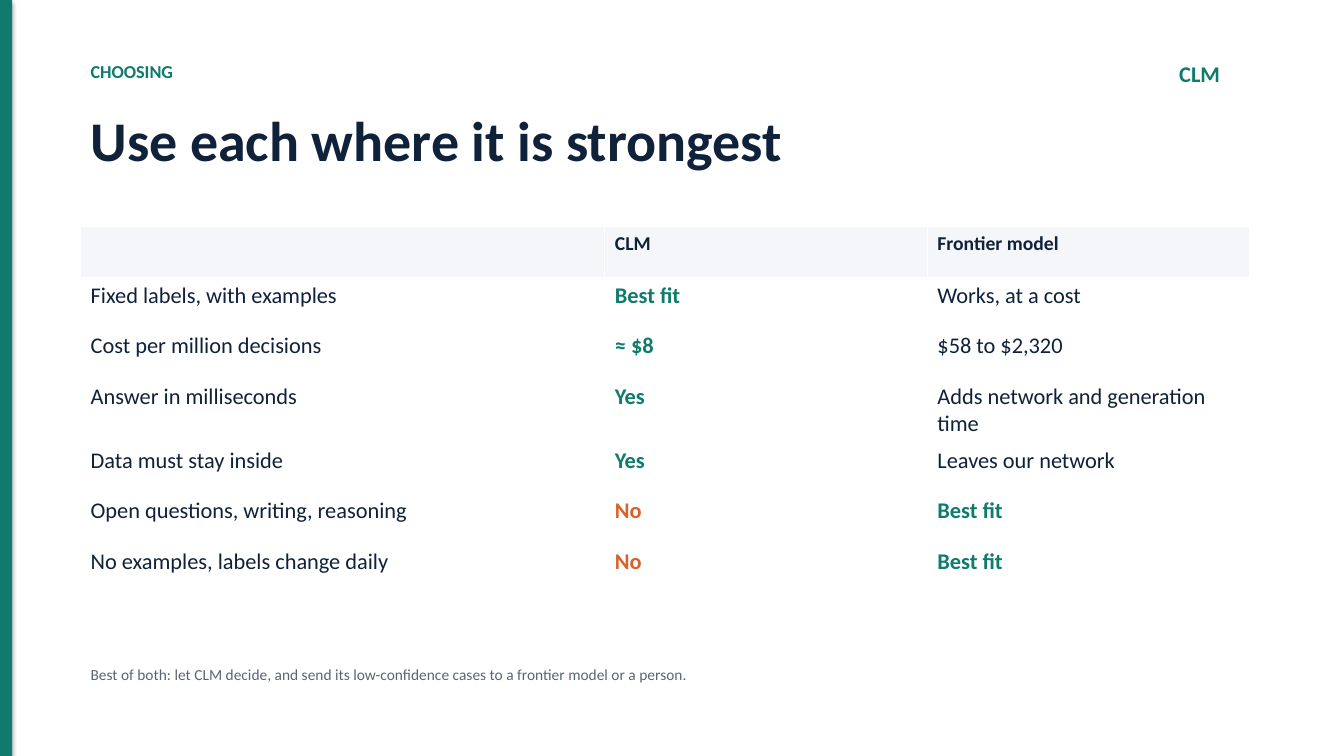
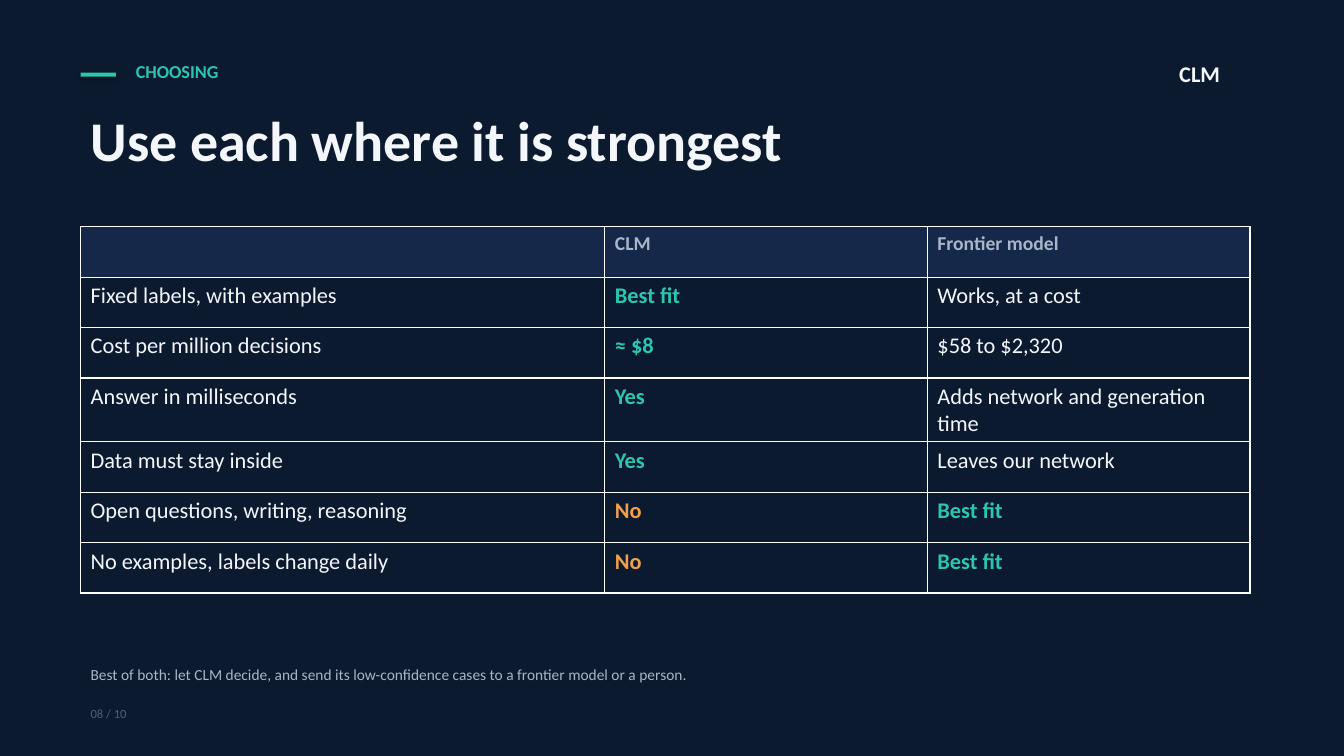
Before and after one commit to rgvvvg5mpz-collab/clm-nemotron, a slide deck: slide 8 of Marketing/CLM-Executive-Briefing.pptx. Drawn at 1344x756 pixels with LibreOffice and Linux fonts; fonts in the diff are those of the drawing. Boxes give left, top, right and bottom in pixels: in the first picture for what was removed or moved away, otherwise in the second. Text is boxed around its words. In the diff, an @@ line names an element or a change of style, - is before the commit and + after.

```diff
--- a/Marketing/CLM-Executive-Briefing.pptx
+++ b/Marketing/CLM-Executive-Briefing.pptx
@@ rectangle: place and size @@
-rectangle at box(0, 0, 12, 756)
+rectangle at box(0, 0, 1344, 756)
@@ rectangle at box(0, 0, 1344, 756): fill #0F7B6C to #0C1A30 @@
@@ text "CHOOSING": place and size @@
-text "CHOOSING" at box(91, 66, 174, 78)
+text "CHOOSING" at box(136, 66, 219, 78)
@@ text "CHOOSING" at box(136, 66, 219, 78): text colour #0F7B6C to #2CC5AD @@
@@ text "CLM" at box(1179, 67, 1220, 82): text colour #0F7B6C to #F3F6FA @@
@@ rectangle added at box(81, 73, 116, 77), fill #2CC5AD @@
@@ text "Use each where it is ..." at box(91, 121, 781, 171): text colour #10213A to #F3F6FA @@
@@ table at box(81, 227, 1250, 580) @@
@@ fill #F4F6F9 to #15284A in row 1 @@
@@ fill #FFFFFF to #0C1A30 in 18 cells @@
@@ text colour #10213A to #A9B6C8 in "CLM", "Frontier model" @@
@@ text colour #10213A to #F3F6FA in "Fixed labels, with examples", "Works, at a cost", "Cost per million decisions", "$58 to $2,320" and 6 more places @@
@@ text colour #0F7B6C to #2CC5AD in "Best fit", "≈ $8", "Yes", "Yes" and 2 more places @@
@@ text colour #D9622B to #F0A04B in "No", "No" @@
@@ text "Best of both: let CLM ..." at box(91, 669, 686, 683): text colour #5A6476 to #A9B6C8 @@
@@ text added at box(91, 710, 127, 718), 9 pt, text #4D5F7A @@
+08 / 10
```
Also in this commit, not shown: 9 other slides changed, 55 other files.
